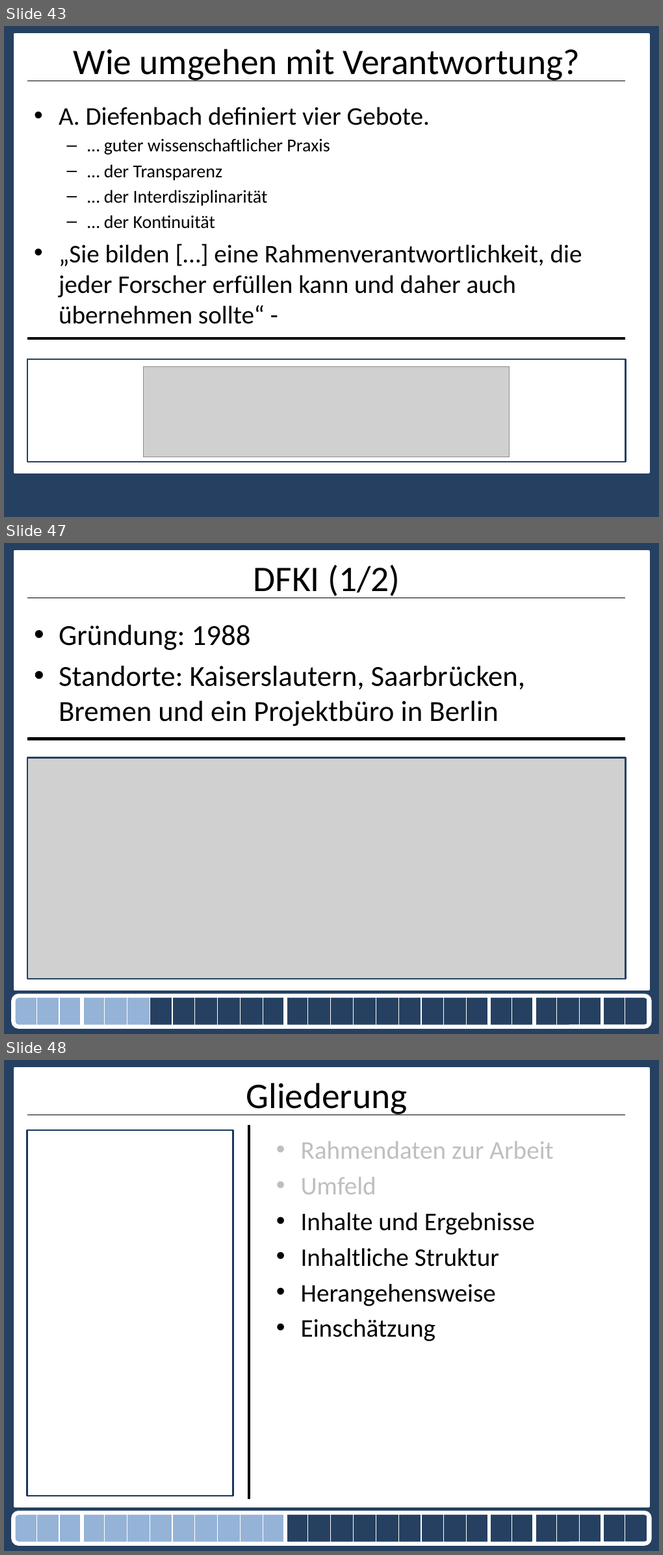
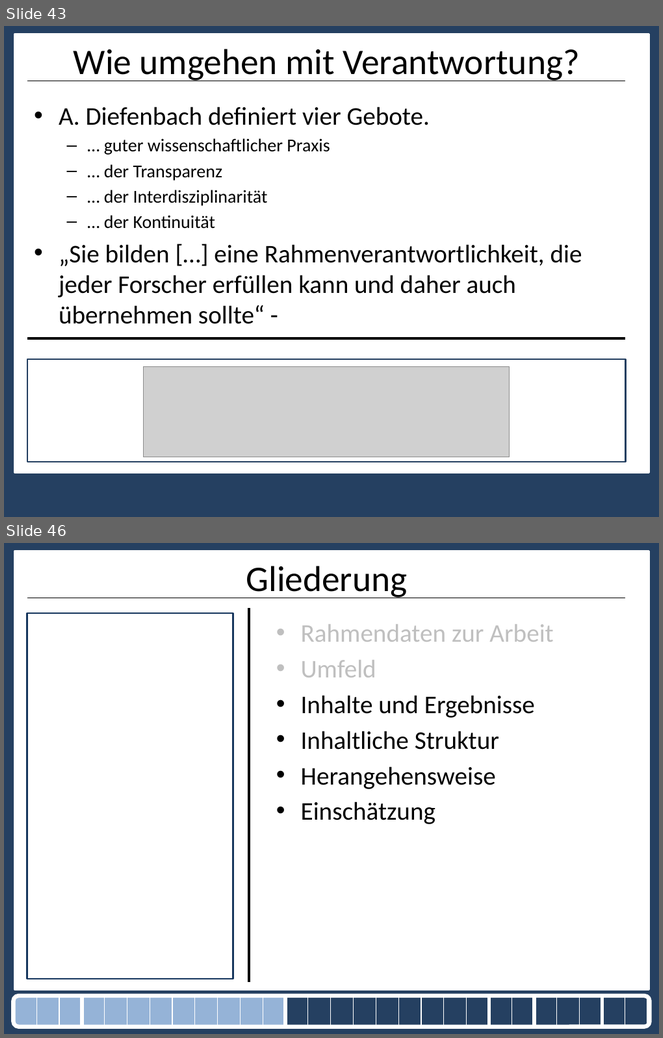
Before and after one commit to nicolehm/PMWK, a slide deck: Präsentation.pptx. Shown one above the other, each under a label of ours: slides 43, 47 and 48 before the commit, slides 43 and 46 after it; the slides between them are not shown. The pictures are 663x1555 and 663x1038 pixels, drawn with LibreOffice and Linux fonts; fonts in the diff are those of the drawing; grey boxes stand for pictures. Boxes give left, top, right and bottom in pixels: in the first picture for what was removed or moved away, otherwise in the second. Text is boxed around its words. In the diff, an @@ line names an element or a change of style, - is before the commit and + after.

```diff
--- a/Präsentation.pptx
+++ b/Präsentation.pptx
@@ slide 47 removed at box(4, 543, 659, 1034), background #254061; not listed: 2 template elements that a slide beside it also shows @@
@@ title removed at box(254, 564, 400, 598) @@
-DFKI (1/2)
@@ text removed at box(59, 625, 526, 726) @@
-• Gründung: 1988
-• Standorte: Kaiserslautern, Saarbrücken, Bremen und ein Projektbüro in Berlin
@@ line removed from (27, 739) to (626, 739) @@
@@ picture removed at box(27, 758, 626, 979) @@
@@ rectangle removed at box(27, 758, 626, 979) @@
@@ rounded rectangle removed at box(12, 997, 649, 1027) @@
@@ rounded rectangle removed at box(13, 997, 649, 1027) @@
@@ table removed at box(14, 998, 656, 1027), 1 rows, 28 columns @@
- |  |  |  |  |  |  |  |  |  |  |  |  |  |  |  |  |  |  |  |  |  |  |  |  |  |  | 
@@ what was slide 48 is now slide 46 @@
```
Also in this commit, not shown: 5 slides changed, 1 slide added, 2 other slides removed.
